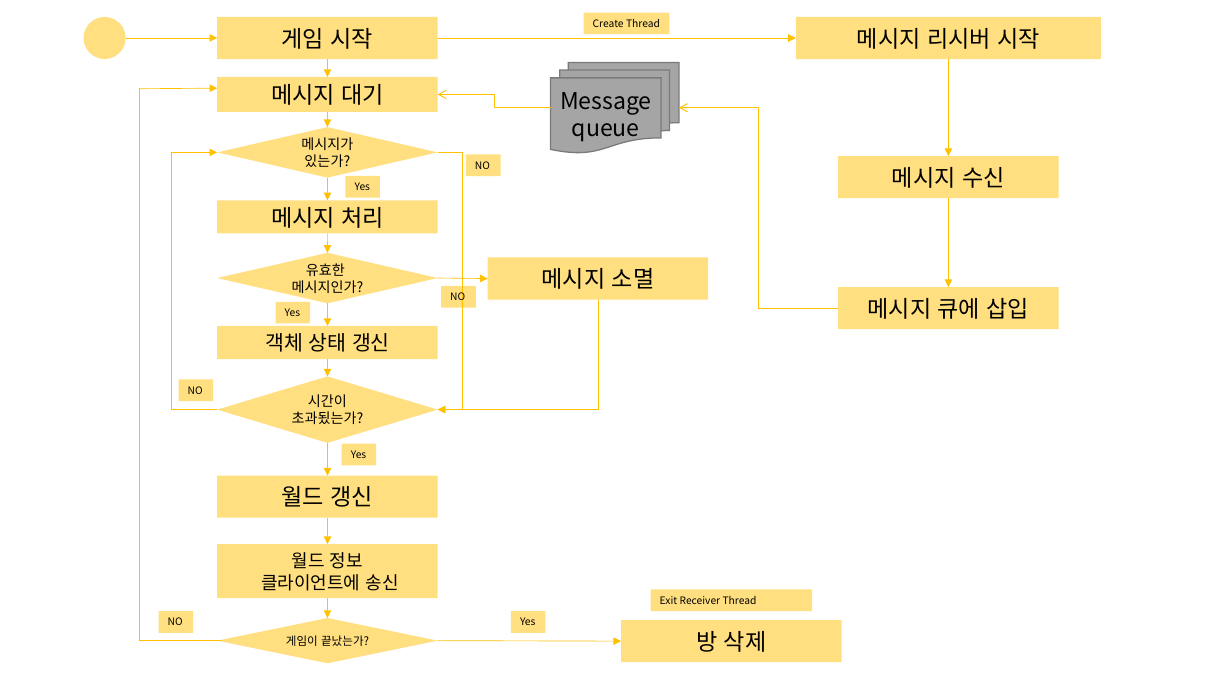
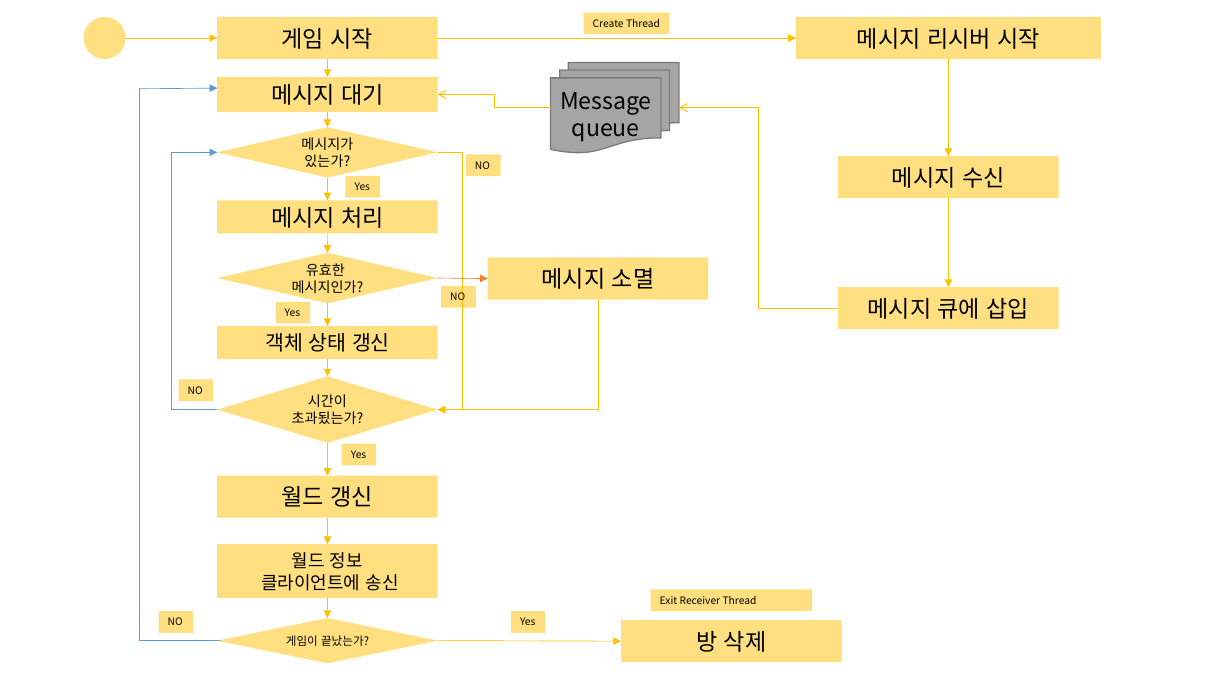
Before and after one commit to Lyricia/2017-Network-Game-Programming, a slide deck: slide 2 of Docs/Network High Level Design.pptx. Drawn at 1232x693 pixels with LibreOffice and Linux fonts; fonts in the diff are those of the drawing. Boxes give left, top, right and bottom in pixels: in the first picture for what was removed or moved away, otherwise in the second. Text is boxed around its words. In the diff, an @@ line names an element or a change of style, - is before the commit and + after.

```diff
--- a/Docs/Network High Level Design.pptx
+++ b/Docs/Network High Level Design.pptx
@@ line (140, 640) - (140, 88): stroke #FFC000 0.5 pt to #5B9BD5 0.5 pt @@
@@ arrow (140, 89) - (217, 88): stroke #FFC000 0.5 pt to #5B9BD5 0.5 pt @@
@@ line (172, 152) - (172, 409): stroke #FFC000 0.5 pt to #5B9BD5 0.5 pt @@
@@ arrow (172, 152) - (217, 152): stroke #FFC000 0.5 pt to #5B9BD5 0.5 pt @@
@@ arrow (438, 278) - (488, 278): stroke #FFC000 0.5 pt to #ED7D31 0.5 pt @@
@@ line (217, 409) - (172, 409): stroke #FFC000 0.5 pt to #5B9BD5 0.5 pt @@
@@ line (221, 640) - (140, 640): stroke #FFC000 0.5 pt to #5B9BD5 0.5 pt @@
```
Also in this commit, not shown: 4 other slides changed, 1 other file.
